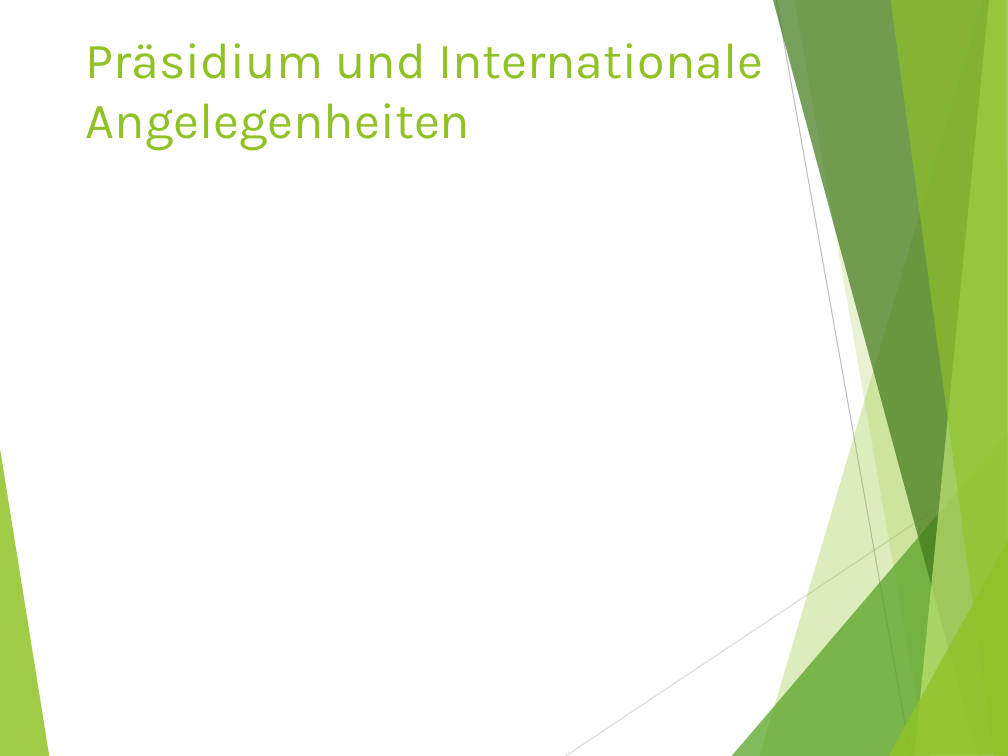
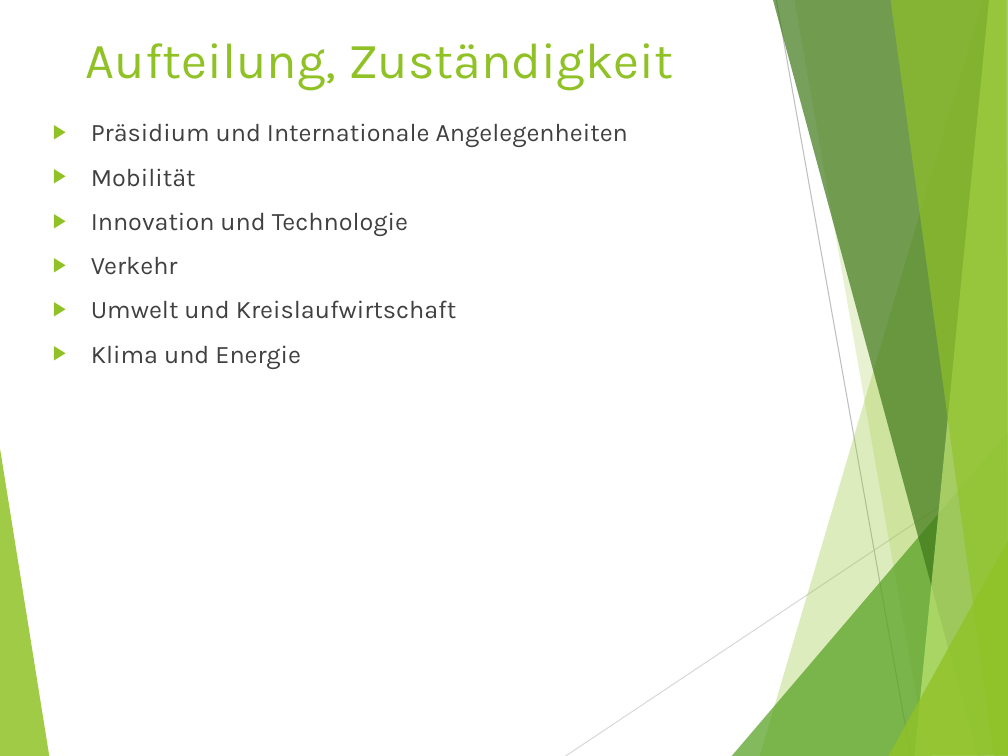
Before and after one commit to AndreasRanzmaier/BS3repo, a slide deck: slide 2 of PB/Projektarbeit Bundesregierung 2022/Arbeitsauftrag, Vorlagen/3.11_Vorlage Präsentation Bundesministerien.pptx. Drawn at 1008x756 pixels with LibreOffice and Linux fonts; fonts in the diff are those of the drawing. Boxes give left, top, right and bottom in pixels: in the first picture for what was removed or moved away, otherwise in the second. Text is boxed around its words. In the diff, an @@ line names an element or a change of style, - is before the commit and + after.

Commit message:
PB Powerpoint

```diff
--- a/PB/Projektarbeit Bundesregierung 2022/Arbeitsauftrag, Vorlagen/3.11_Vorlage Präsentation Bundesministerien.pptx
+++ b/PB/Projektarbeit Bundesregierung 2022/Arbeitsauftrag, Vorlagen/3.11_Vorlage Präsentation Bundesministerien.pptx
@@ title at box(86, 43, 673, 90): text changed @@
-Präsidium und Internationale Angelegenheiten
+Aufteilung, Zuständigkeit
@@ text added at box(91, 123, 628, 369), 18 pt, text #404040 @@
+▶ Präsidium und Internationale Angelegenheiten
+▶ Mobilität
+▶ Innovation und Technologie
+▶ Verkehr
+▶ Umwelt und Kreislaufwirtschaft
+▶ Klima und Energie
```
Also in this commit, not shown: 2 slides added, 5 slides removed, 1 other file.
